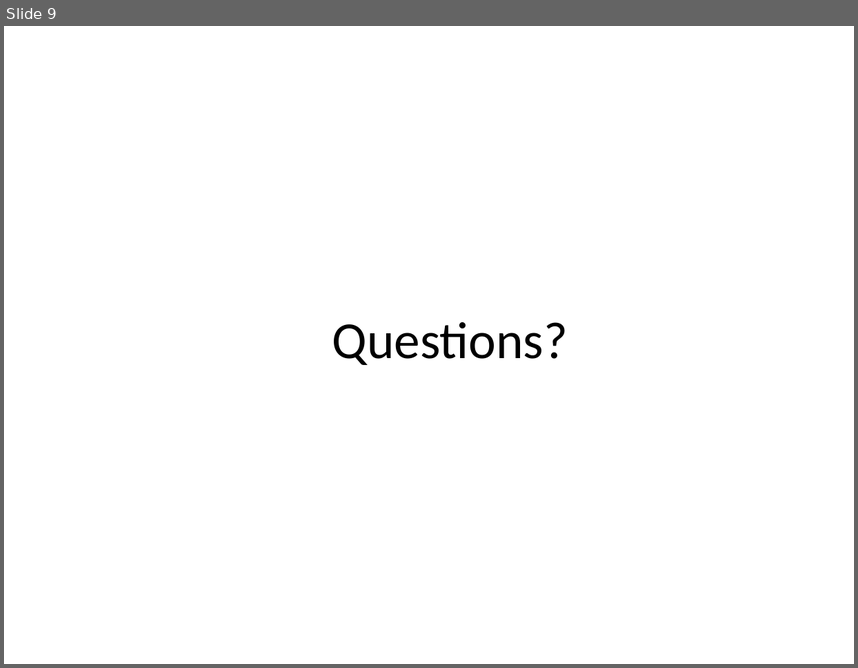
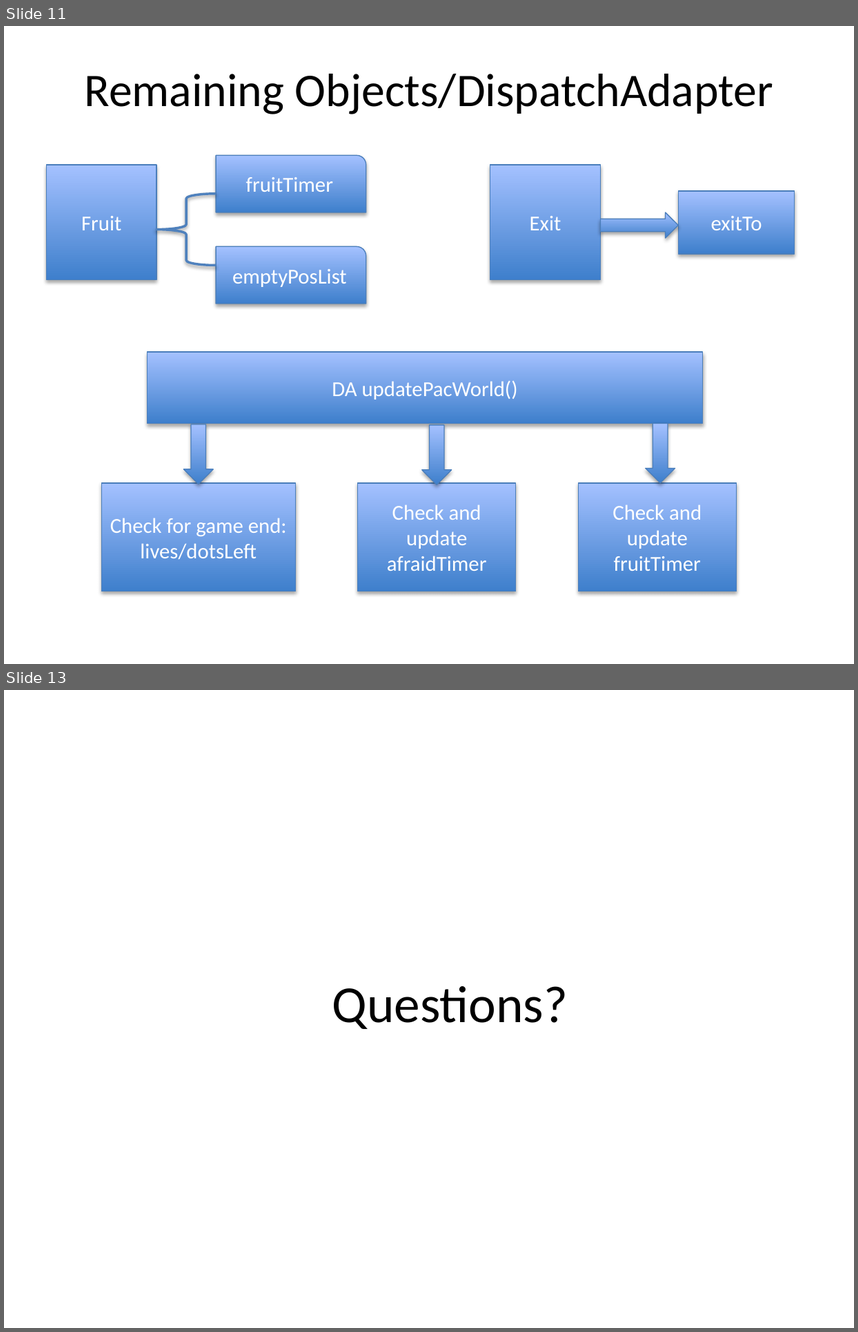
Before and after one commit to 11manu96/comp504-H7, a slide deck: src/main/resources/hw7_presentation.pptx. Shown one above the other, each under a label of ours: slide 9 before the commit, slides 11 and 13 after it; the slides between them are not shown. The pictures are 858x668 and 858x1332 pixels, drawn with LibreOffice and Linux fonts; fonts in the diff are those of the drawing. Boxes give left, top, right and bottom in pixels: in the first picture for what was removed or moved away, otherwise in the second. Text is boxed around its words. In the diff, an @@ line names an element or a change of style, - is before the commit and + after.

Commit message:
update slides

```diff
--- a/src/main/resources/hw7_presentation.pptx
+++ b/src/main/resources/hw7_presentation.pptx
@@ slide 11 added at [4,26,854,664], background #FFFFFF @@
@@ title added at [85,74,773,114], 39.6 pt, text #000000 @@
+Remaining Objects/DispatchAdapter
@@ rectangle added at [47,165,156,279], fill gradient #3F80CE to #A4C4FF, outline #4B7EBC 0.75 pt, 18 pt, text #FFFFFF @@
+Fruit
@@ round rect added at [216,155,366,212], fill gradient #3F80CE to #A4C4FF, outline #4B7EBC 0.75 pt, 18 pt, text #FFFFFF @@
+fruitTimer
@@ rectangle added at [490,165,600,279], fill gradient #3F80CE to #A4C4FF, outline #4B7EBC 0.75 pt, 18 pt, text #FFFFFF @@
+Exit
@@ rectangle added at [678,191,795,254], fill gradient #3F80CE to #A4C4FF, outline #4B7EBC 0.75 pt, 18 pt, text #FFFFFF @@
+exitTo
@@ left brace added at [156,194,216,265], outline #4F81BD 2 pt @@
@@ right arrow added at [601,212,679,238], fill gradient #3F80CE to #A4C4FF, outline #4B7EBC 0.75 pt @@
@@ round rect added at [216,246,366,303], fill gradient #3F80CE to #A4C4FF, outline #4B7EBC 0.75 pt, 18 pt, text #FFFFFF @@
+emptyPosList
@@ rectangle added at [147,352,702,423], fill gradient #3F80CE to #A4C4FF, outline #4B7EBC 0.75 pt, 18 pt, text #FFFFFF @@
+DA updatePacWorld()
@@ down arrow added at [183,424,213,483], fill gradient #3F80CE to #A4C4FF, outline #4B7EBC 0.75 pt @@
@@ down arrow added at [422,425,452,484], fill gradient #3F80CE to #A4C4FF, outline #4B7EBC 0.75 pt @@
@@ down arrow added at [646,423,675,483], fill gradient #3F80CE to #A4C4FF, outline #4B7EBC 0.75 pt @@
@@ rectangle added at [102,483,296,590], fill gradient #3F80CE to #A4C4FF, outline #4B7EBC 0.75 pt, 18 pt, text #FFFFFF @@
+Check for game end:
+lives/dotsLeft
@@ rectangle added at [358,483,516,590], fill gradient #3F80CE to #A4C4FF, outline #4B7EBC 0.75 pt, 18 pt, text #FFFFFF @@
+Check and update afraidTimer
@@ rectangle added at [578,483,736,590], fill gradient #3F80CE to #A4C4FF, outline #4B7EBC 0.75 pt, 18 pt, text #FFFFFF @@
+Check and update fruitTimer
@@ what was slide 9 is now slide 13 @@
```
Also in this commit, not shown: 2 slides changed, 6 other slides added, 9 slides removed.
